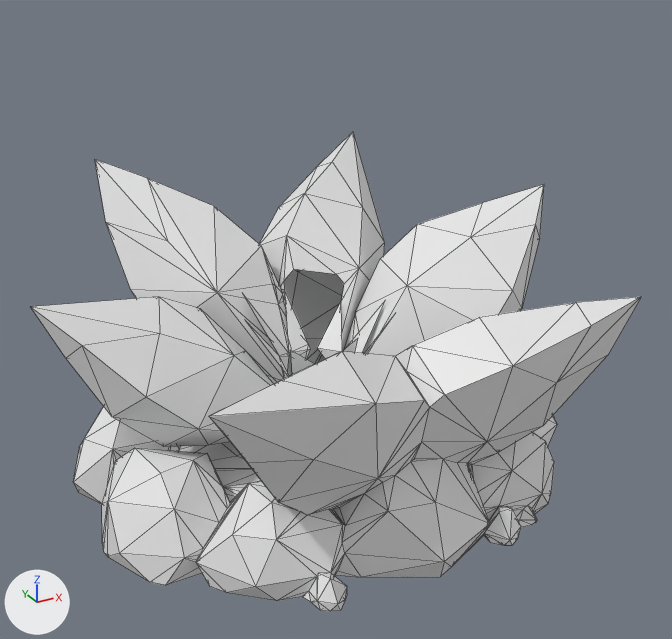
The glTF model art/roblox/kit/M025/meshes/EmberbloomNode.glb: old version first, new version second.
Both versions are drawn from a 50 mm camera at (-5.05, -9.42, 4.86) aimed at (-0.03, -0.29, 0.3). Arrows for +X, +Y and +Z are at lower left; the lights stay in place. The first picture is the older version. Mesh edges are drawn as thin lines. Vertices at exactly the same position are counted once.

Names of what the first picture shows: 'EmberbloomNode'.
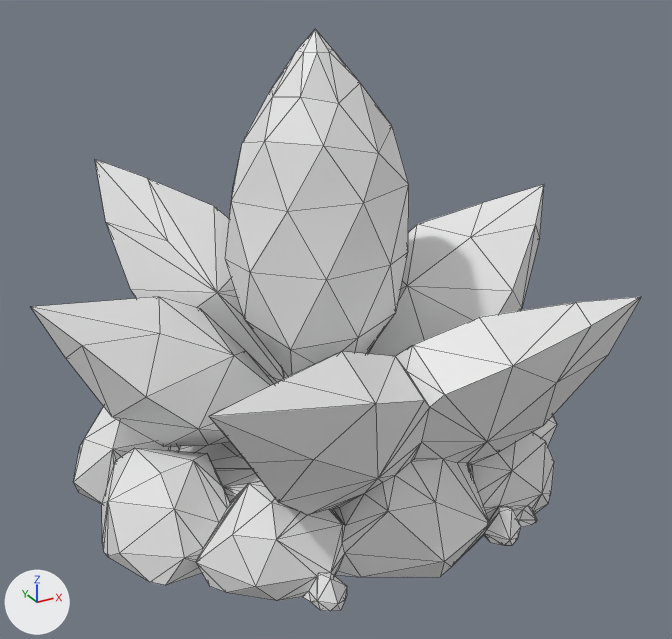
The newer file is also turned or shifted as a whole; pictures and numbers use the older file's frame.

Where the change shows, as pixel boxes [x1, y1, x2, y2] in the pictures (672 x 639 px):
'EmberbloomNode', reshaped (21% taller)
    before: [31, 132, 641, 611]
    after: [31, 29, 641, 611]
part 1 of me_emberbloomnode, added
    after: [225, 29, 409, 376]

The change, as a diff of the scene's bpy script:
```diff
--- a/art/roblox/kit/M025/meshes/EmberbloomNode.glb.py
+++ b/art/roblox/kit/M025/meshes/EmberbloomNode.glb.py
@@ me_emberbloomnode @@
 # used by ob_emberbloomnode; location = (0.0, 0.0, 0.0)
-me_emberbloomnode.from_pydata(...)  # 688 vertices, 1366 faces; spans x -3.48..3.48, y -2.84..2.84, z -1.85..1.85
+me_emberbloomnode.from_pydata(...)  # 729 vertices, 1470 faces; spans x -3.48..3.48, y -2.84..2.84, z -1.85..3.65
+# me_emberbloomnode part 1
+# 41 vertices are added at x -1.13..1.08, y -0.92..1.3, z 0.97..3.65
+# 104 new faces join them
```
